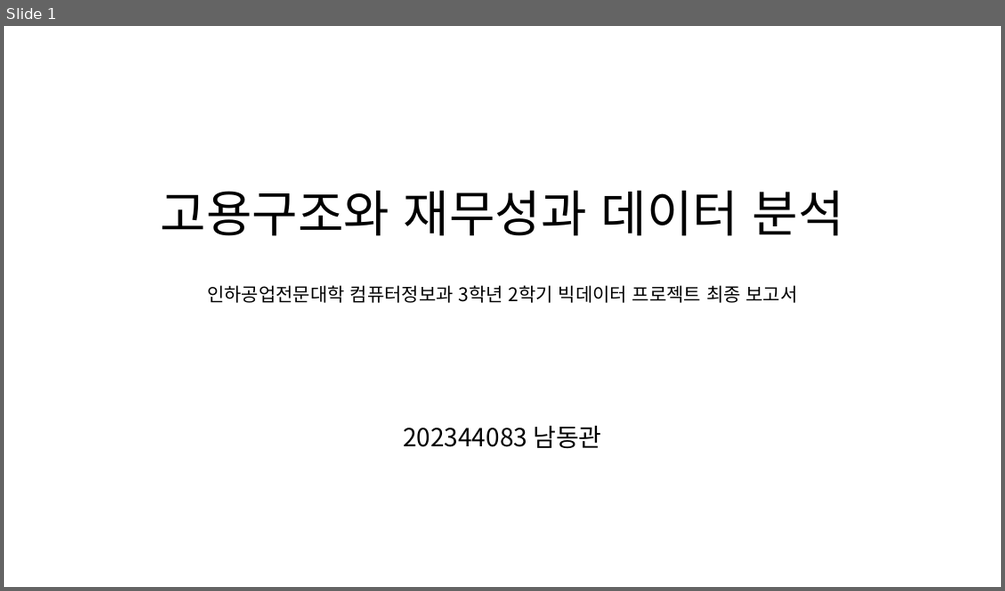
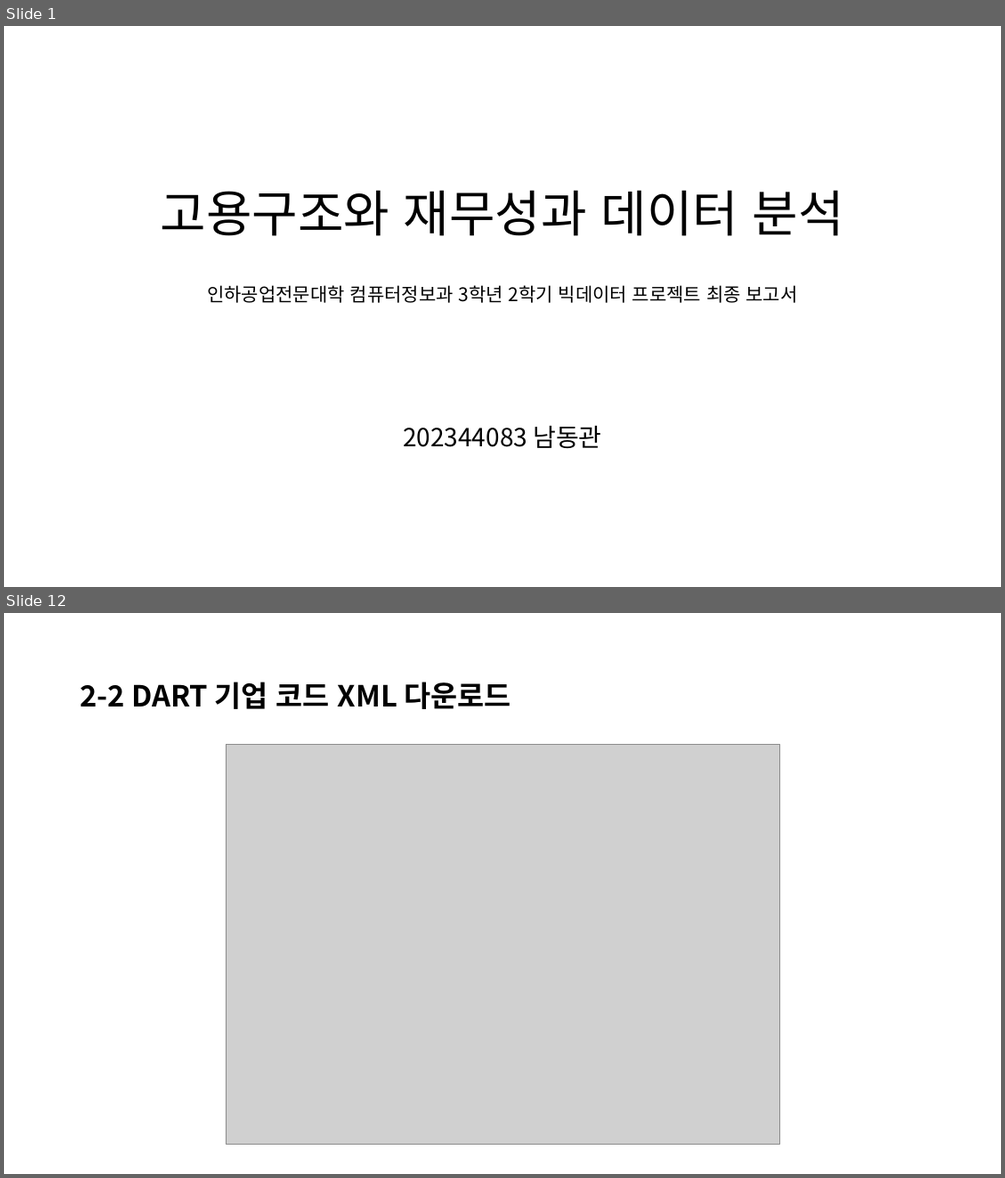
Before and after one commit to namdkgo/BigDataProject, a slide deck: 202344083_남동관_빅데이터_기말프로젝트_보고서.pptx. Shown one above the other, each under a label of ours: slide 1 before the commit, slides 1 and 12 after it; the slides between them are not shown. The pictures are 1005x591 and 1005x1178 pixels, drawn with LibreOffice and Linux fonts; fonts in the diff are those of the drawing; grey boxes stand for pictures. Boxes give left, top, right and bottom in pixels: in the first picture for what was removed or moved away, otherwise in the second. Text is boxed around its words. In the diff, an @@ line names an element or a change of style, - is before the commit and + after.

```diff
--- a/202344083_남동관_빅데이터_기말프로젝트_보고서.pptx
+++ b/202344083_남동관_빅데이터_기말프로젝트_보고서.pptx
@@ slide 12 added at box(4, 613, 1001, 1174), background #FFFFFF @@
@@ title added at box(80, 682, 510, 709), 28 pt, text #000000, bold @@
+2-2 DART 기업 코드 XML 다운로드
@@ picture added at box(226, 745, 779, 1144) @@
```
Also in this commit, not shown: 11 slides changed, 48 other slides added, 5 other files.
